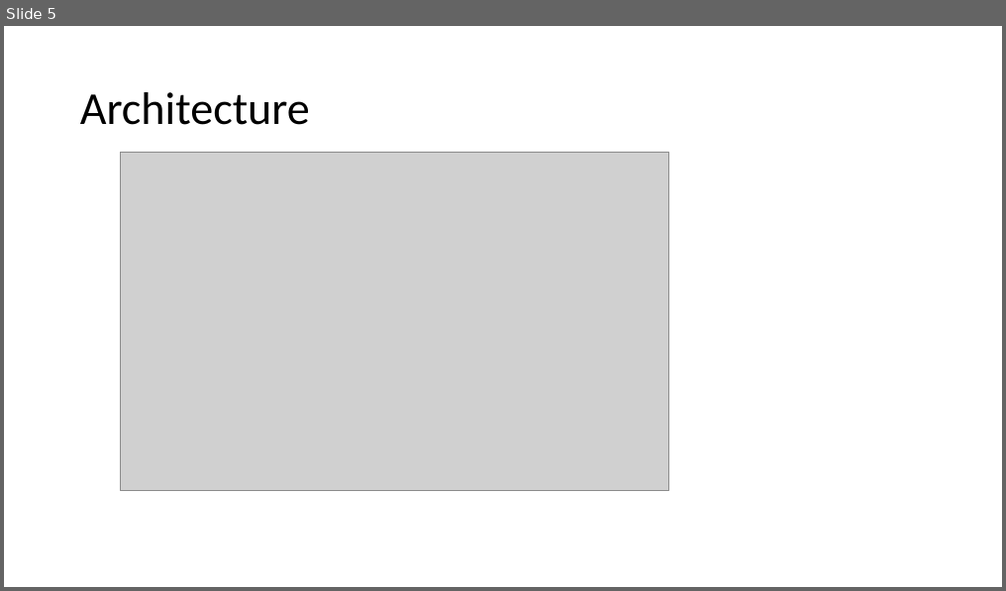
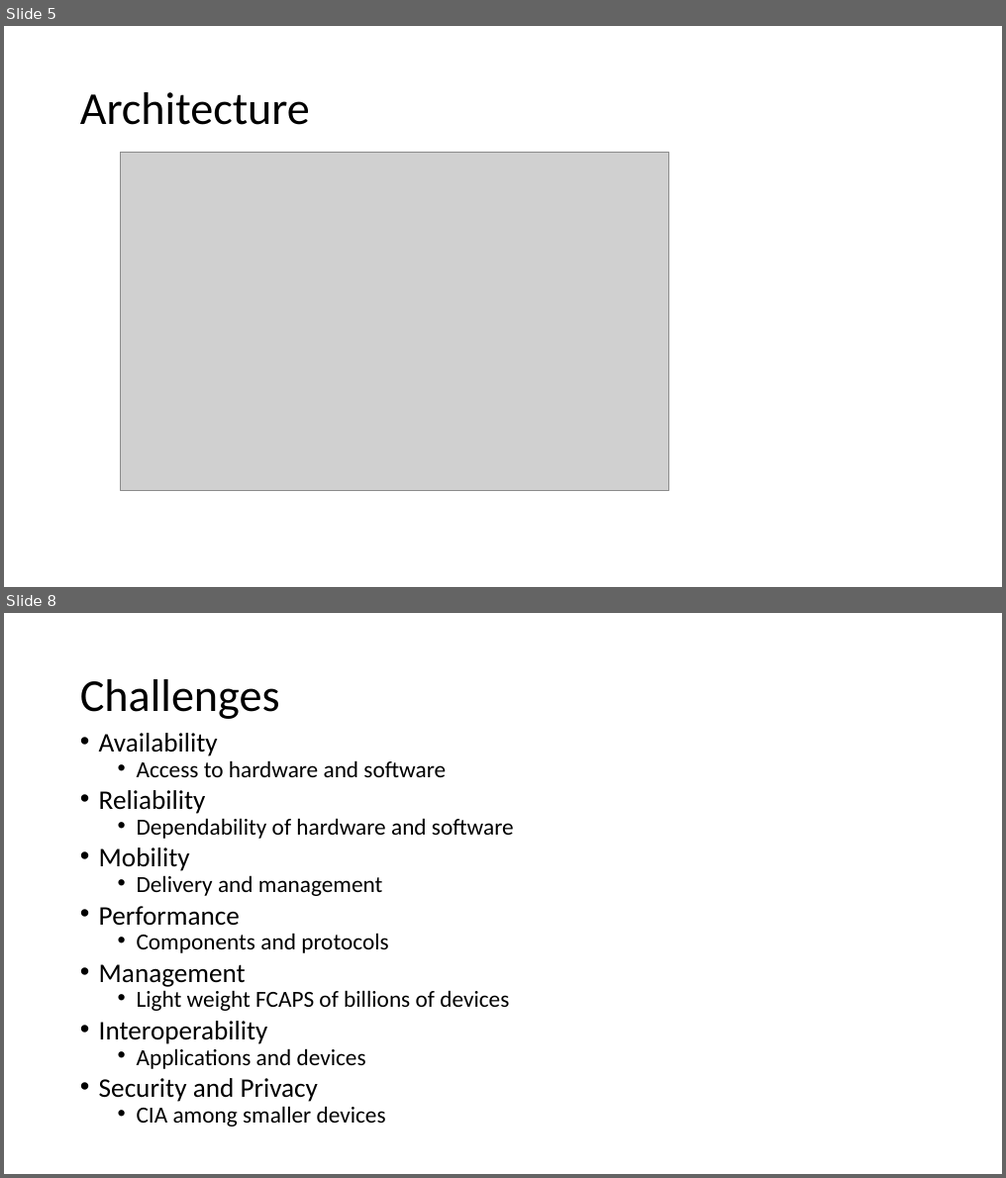
Before and after one commit to IoThingers/TermProject, a slide deck: PaperPresentation.pptx. Shown one above the other, each under a label of ours: slide 5 before the commit, slides 5 and 8 after it; the slides between them are not shown. The pictures are 1006x591 and 1006x1178 pixels, drawn with LibreOffice and Linux fonts; fonts in the diff are those of the drawing; grey boxes stand for pictures. Boxes give left, top, right and bottom in pixels: in the first picture for what was removed or moved away, otherwise in the second. Text is boxed around its words. In the diff, an @@ line names an element or a change of style, - is before the commit and + after.

```diff
--- a/PaperPresentation.pptx
+++ b/PaperPresentation.pptx
@@ slide 8 added at (x1=4, y1=613, x2=1002, y2=1174), background #FFFFFF @@
@@ title added at (x1=80, y1=679, x2=280, y2=719), 44 pt, text #000000 @@
+Challenges
@@ text added at (x1=99, y1=733, x2=514, y2=1127), 22.2 pt, text #000000 @@
+• Availability
+  • Access to hardware and software
+• Reliability
+  • Dependability of hardware and software
+• Mobility
+  • Delivery and management
+• Performance
+  • Components and protocols
+• Management
+  • Light weight FCAPS of billions of devices
+• Interoperability
+  • Applications and devices
+• Security and Privacy
+  • CIA among smaller devices
```
Also in this commit, not shown: 1 slide changed, 3 other slides added, 1 slide removed.
